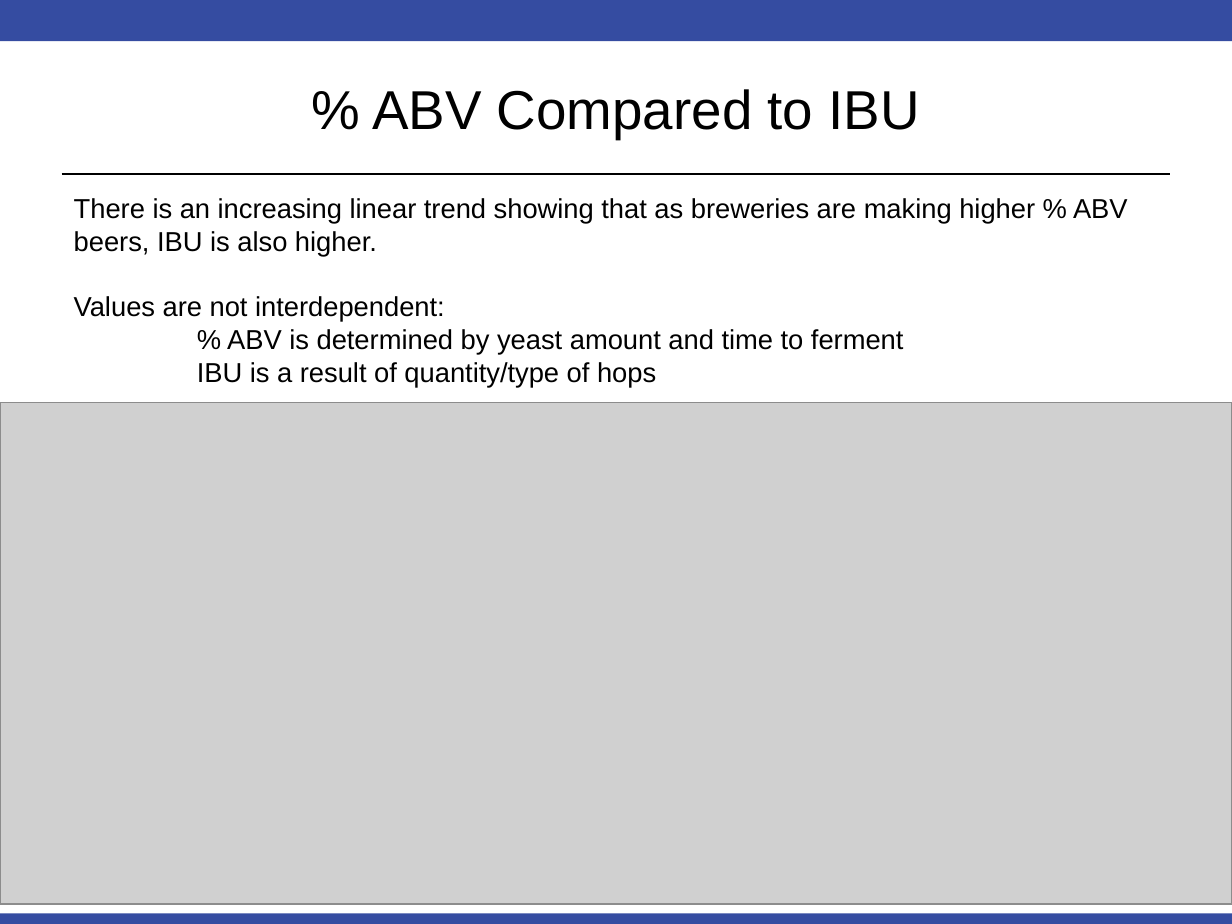
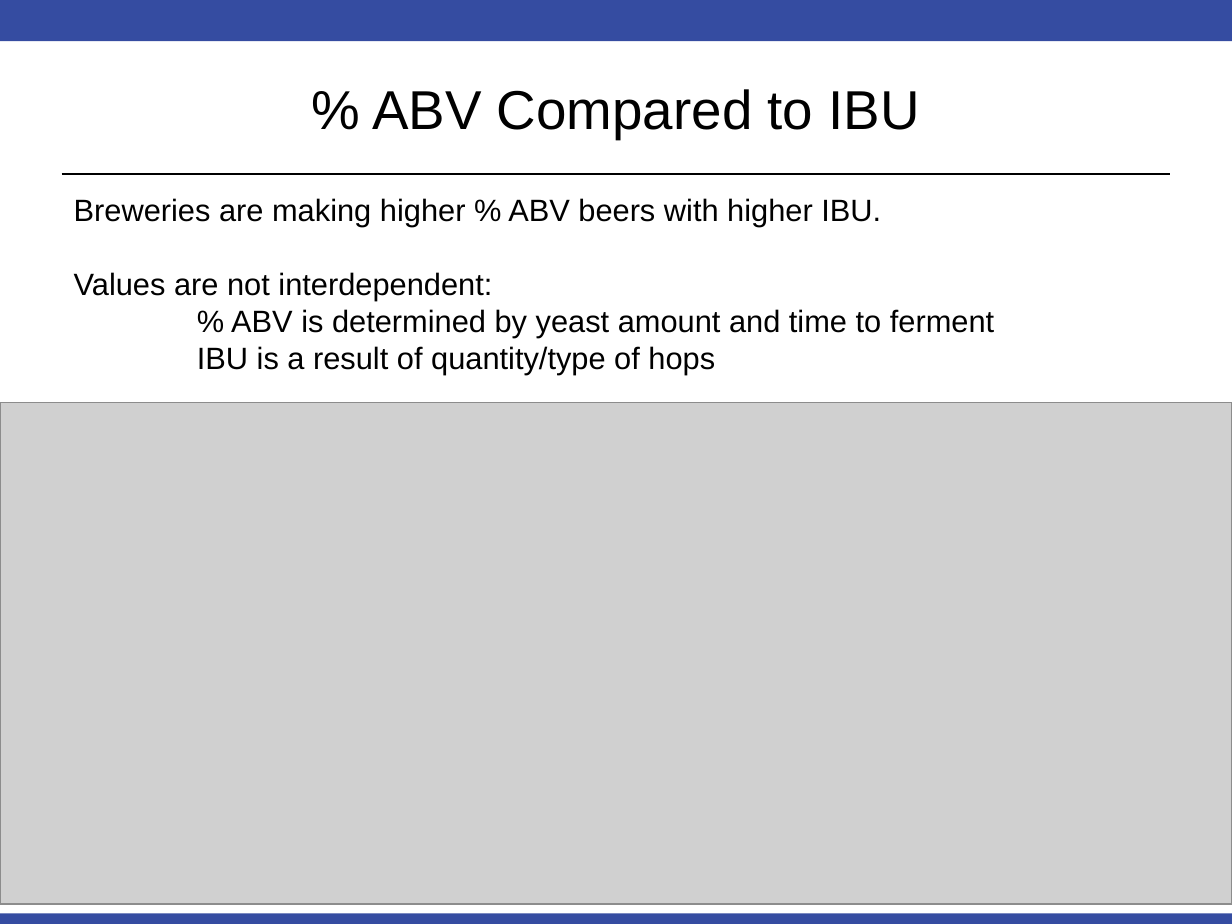
Before and after one commit to msherga/MSDS_6306_Doing-Data-Science, a slide deck: slide 8 of Unit 8 and 9 Case Study 1/EDA Slide Deck.pptx. Drawn at 1232x924 pixels with LibreOffice and Linux fonts; fonts in the diff are those of the drawing; grey boxes stand for pictures. Boxes give left, top, right and bottom in pixels: in the first picture for what was removed or moved away, otherwise in the second. Text is boxed around its words. In the diff, an @@ line names an element or a change of style, - is before the commit and + after.

```diff
--- a/Unit 8 and 9 Case Study 1/EDA Slide Deck.pptx
+++ b/Unit 8 and 9 Case Study 1/EDA Slide Deck.pptx
@@ text at <box>74,198,881,227</box>: text changed; size 16 to 18 pt @@
-There is an increasing linear trend showing that as breweries are making higher % ABV beers, IBU is also higher.
+Breweries are making higher % ABV beers with higher IBU.
@@ text at <box>74,272,994,375</box>: size 16 to 18 pt in "Values are not interdependent:", "% ABV is determined by yeast amount ...", "IBU is a result of quantity/type of ..." @@
```
Also in this commit, not shown: 1 other slide changed.
